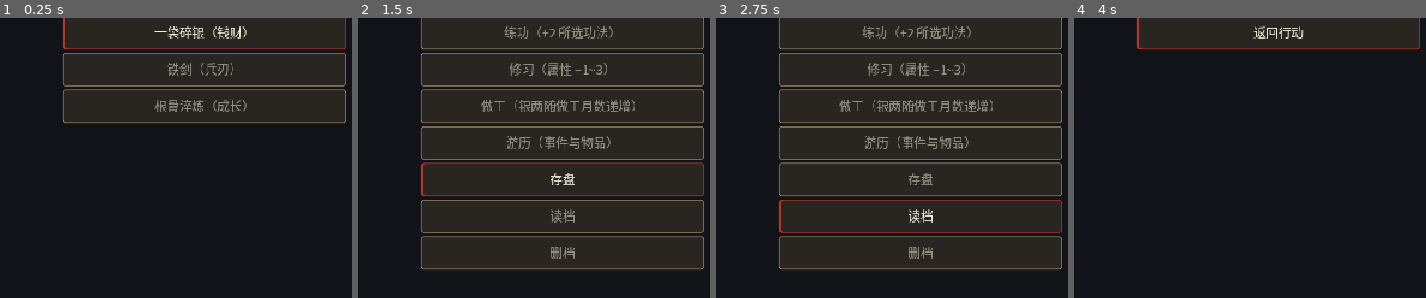
Above: before the commit, frames 1-4 (left to right).
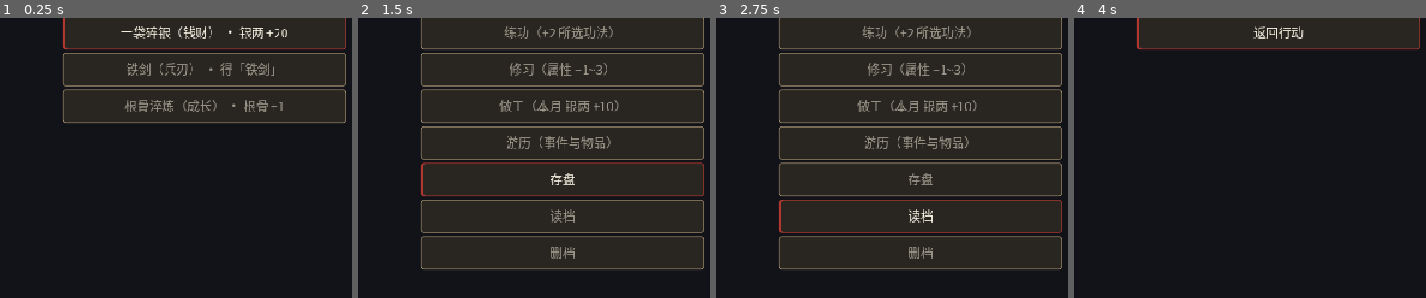
Above: after the commit, the same moments.

Repository: linxuhao/jinyong-heroes
Game: Godot game, scene res://scenes/segments/cultivation.tscn
The game is run twice, just before and just after one commit, with the same random seed, the same clock (stepped at 60 frames per second) and the same inputs. This scene is started directly instead of the project's main scene. Sound files missing from this copy of the repository are replaced by a short silence.
Inputs:
- Up to frame 1 (0.25 s): no input
- Up to frame 2 (1.5 s): click "一袋碎银（钱财）" (after the commit: "一袋碎银（钱财） · 银两 +20") at 0.5 s; click "存盘" at 1.25 s
- Up to frame 3 (2.75 s): click "读档" at 2 s
- Up to frame 4 (4 s): click "删档" at 2.75 s; click "练功（+2 所选功法）" at 3.5 s
The pictures show only the part of the screen within x 50-100%, y 12-62%; the shares and areas given below are measured in that part.

The runs differ from the first frame. In frame 1, 2.8% of the frame differs, in the area x 34-82%, y 2-34%; in frame 2, 1.0%; in frame 3, 1.0%; in frame 4, nothing differs.

Commit message:
dpe_game/t_impl: feat_c1_cultivation_sect_consequences [jinyong-nav] (5 file(s))

Diff:
--- a/scenes/segments/cultivation.tscn
+++ b/scenes/segments/cultivation.tscn
@@ -56,4 +56,14 @@
 offset_bottom = 620.0
 mouse_filter = 2
 
+[node name="ConsequenceLabel" type="Label" parent="."]
+offset_left = 120.0
+offset_top = 578.0
+offset_right = 600.0
+offset_bottom = 644.0
+mouse_filter = 2
+autowrap_mode = 3
+clip_text = true
+text = ""
+
 [node name="RosterPanel" parent="." instance=ExtResource("2")]
--- a/scenes/segments/sect_select.tscn
+++ b/scenes/segments/sect_select.tscn
@@ -48,6 +48,21 @@
 mouse_filter = 2
 horizontal_alignment = 1
 text = "上下选择 · 回车拜入"
+
+[node name="SectConsequenceLabel" type="Label" parent="."]
+anchors_preset = 8
+anchor_left = 0.5
+anchor_top = 0.5
+anchor_right = 0.5
+anchor_bottom = 0.5
+offset_left = -320.0
+offset_top = 215.0
+offset_right = 110.0
+offset_bottom = 300.0
+mouse_filter = 2
+autowrap_mode = 3
+clip_text = true
+text = ""
 
 [node name="SectButton0" type="Button" parent="."]
 anchors_preset = 8
--- a/scripts/segments/cultivation.gd
+++ b/scripts/segments/cultivation.gd
@@ -177,6 +177,17 @@
 ## Surface: i18n'd receipt for the last applied action (e.g. 「做工：银两 +N」).
 ## Non-empty for all four kinds; tr() at the assignment site.
 var last_yield_text: String = ""
+
+## Surface: the data-composed consequence of the currently focused option
+## (C1: show the consequence BEFORE the choice is committed). Composed by
+## _consequence_text from CardData / EventData / ProgressionGongfaData /
+## ProgressionMath — never hand-written literals; republished by _render().
+var consequence_text: String = ""
+
+## Surface: computed boolean — true ONLY when consequence_text was actually
+## composed from the focused item's data fields (false for empty option
+## tables, unknown ids, and the neutral menu rows). Never unconditionally true.
+var consequence_matches_focus: bool = false
 
 ## Surface: the gongfa id the last 练功 action targeted ("" when none).
 var last_practice_target: String = ""
@@ -848,12 +859,16 @@
 	match phase:
 		"YEAR_AUGMENT":
 			for c in _yearly_cards:
-				labels.append(_card_button_label(c))
+				labels.append(_card_button_label_with_effects(c))
 		"CARD_PICK":
 			for c in _monthly_cards:
-				labels.append(_card_button_label(c))
+				labels.append(_card_button_label_with_effects(c))
 		"ACTION_PICK":
-			var action_labels: Array[String] = ["练功（+2 所选功法）", "修习（属性 +1~3）", "做工（银两随做工月数递增）", "游历（事件与物品）", "存盘", "读档", "删档"]
+			# C1: the 做工 row carries its EXACT this-month number, composed
+			# from ProgressionMath.work_income (input = the deed value BEFORE
+			# increment — the same source the action itself pays from).
+			var work_income_now: int = ProgressionMath.work_income(SaveManager.profile.get_deed("work_months"))
+			var action_labels: Array[String] = ["练功（+2 所选功法）", "修习（属性 +1~3）", tr("做工（本月 银两 +%d）") % work_income_now, "游历（事件与物品）", "存盘", "读档", "删档"]
 			for label in action_labels:
 				labels.append(tr(label))
 		"GONGFA_PICK":
@@ -937,6 +952,150 @@
 		tr(str(card.get("display_name", ""))),
 		_category_label(str(card.get("category", ""))),
 	]
+
+
+## C1: card button label WITH the data-composed effect suffix, always visible
+## (the touch path — no hover needed). Composed from CardData fields only.
+func _card_button_label_with_effects(card: Dictionary) -> String:
+	var base: String = _card_button_label(card)
+	var eff: String = _card_effect_suffix(card)
+	return base + (" · " + eff if eff != "" else "")
+
+
+## Effect suffix for a card row, composed from its effect fields (the same
+## token set the consequence renderer emits: 银两 / 得「…」 / attr+N / 修习 /
+## 机缘 / 顿悟 / 神功). "" for an unrecognised effect_type.
+func _card_effect_suffix(card: Dictionary) -> String:
+	var t: String = str(card.get("effect_type", ""))
+	var v: int = int(card.get("effect_value", 0))
+	var target: String = str(card.get("effect_target", ""))
+	match t:
+		"silver":
+			return tr("银两 +%d") % v
+		"item":
+			var nm: String = CardData.display_name_of(target)
+			return tr("得「%s」") % (nm if nm != "" else target)
+		"attr":
+			return tr("%s +%d") % [_attr_label(target), v]
+		"practice":
+			return tr("修习 +%d") % v
+		"trait":
+			return tr("机缘")
+		"tech_unlock":
+			return tr("顿悟")
+		"shen_gong":
+			return tr("神功")
+	return ""
+
+
+## Event option effects line (cost + gain), composed from EventData option
+## effect fields. A negative silver delta shows as a COST, and when the cost
+## exceeds the current silver the 银两不足 warning is part of the consequence —
+## visible BEFORE the click (C1 red: the cost used to surface only on commit).
+func _event_effects_text(opt) -> String:
+	var parts: Array[String] = []
+	for eff in opt.get("effects", []):
+		var t: String = str(eff.get("type", ""))
+		var v: int = int(eff.get("value", 0))
+		var target: String = str(eff.get("target", ""))
+		match t:
+			"silver":
+				if v < 0:
+					var cost: String = tr("银两 −%d") % (-v)
+					if silver < -v:
+						cost += tr("，银两不足")
+					parts.append(cost)
+				else:
+					parts.append(tr("银两 +%d") % v)
+			"item":
+				var nm: String = CardData.display_name_of(target)
+				parts.append(tr("得「%s」") % (nm if nm != "" else target))
+			"attr":
+				parts.append(tr("%s +%d") % [_attr_label(target), v])
+			"practice":
+				parts.append(tr("修习 +%d") % v)
+	if parts.is_empty():
+		return ""
+	var out: String = parts[0]
+	for i in range(1, parts.size()):
+		out += " · " + parts[i]
+	return out
+
+
+## C1 renderer — composes the focused option's consequence FROM DATA ONLY.
+## Returns [text, data_bound]: data_bound feeds the computed boolean
+## consequence_matches_focus (true only when real data fields were read for
+## the focused item; false for the neutral menu rows / empty tables).
+func _consequence_result(p: String, index: int) -> Array:
+	match p:
+		"YEAR_AUGMENT", "CARD_PICK":
+			var pool: Array = _yearly_cards if p == "YEAR_AUGMENT" else _monthly_cards
+			if index < 0 or index >= pool.size():
+				return ["", false]
+			return [_card_effect_suffix(pool[index]), true]
+		"ACTION_PICK":
+			if index == 0:
+				return [tr("练功：本月在所选功法上 +%d 练度") % PRACTICE_ACTION_GAIN, true]
+			if index == 2:
+				return [tr("做工：本月 银两 +%d") % ProgressionMath.work_income(SaveManager.profile.get_deed("work_months")), true]
+			if index == 1:
+				return [tr("修习：任选属性 +1~3"), false]
+			if index == 3:
+				return [tr("游历：遇事定夺，或掷重择"), false]
+			if index == 4:
+				return [tr("存盘：把本月至此的进度写盘"), false]
+			if index == 5:
+				return [tr("读档：载入已存档的进度"), false]
+			if index == 6:
+				return [tr("删档：删除已有存档（再按一次确认）"), false]
+			return ["", false]
+		"GONGFA_PICK":
+			var ids: Array[String] = _unmastered_ids()
+			if ids.is_empty():
+				return [tr("功法均已大成"), false]
+			if index < 0 or index >= ids.size():
+				return ["", false]
+			var gid: String = ids[index]
+			var entry: Dictionary = SaveManager.profile.get_gongfa(gid)
+			var need: int = int(ProgressionGongfaData.PRACTICE_TO_MASTER.get(entry.get("grade", "D"), 4))
+			return [tr("练功目标：大成需练度 %d（当前 %d/%d）") % [need, int(entry.get("practice", 0)), need], true]
+		"EVENT":
+			var def = EventData.def(event_id)
+			if def == null:
+				return ["", false]
+			var opt = def.option_a if index == 0 else def.option_b
+			return [_event_effects_text(opt), true]
+		"YEAR_END":
+			var grades: Array = ProgressionGongfaData.GRADE_BY_YEAR
+			var next_grade: String = str(grades[mini(year + 1, grades.size()) - 1])
+			if index == 0:
+				return [tr("留在本门：来年授艺品级 %s") % next_grade, true]
+			if index == 1:
+				return [tr("另投他派：保留已学功法；来年授艺品级来自新门派（%s）") % next_grade, true]
+			return ["", false]
+		"SECT_SWITCH":
+			var rows: Array = ProgressionGongfaData.SECTS
+			if index < 0 or index >= rows.size():
+				return ["", false]
+			var row: Dictionary = rows[index]
+			var grades2: Array = ProgressionGongfaData.GRADE_BY_YEAR
+			var ng: String = str(grades2[mini(year + 1, grades2.size()) - 1])
+			return [tr("%s：保留已学功法；来年授艺品级 %s") % [tr(str(row["display_name"])), ng], true]
+	return ["", false]
+
+
+## Public-shaped wrapper (contract: _consequence_text(phase, index) -> String).
+func _consequence_text(p: String, index: int) -> String:
+	return str(_consequence_result(p, index)[0])
+
+
+## Republish the consequence observables from the CURRENT phase + focus. Called
+## at the tail of _render() — the single funnel every focus change goes through
+## (keyboard _cycle_focus and the initial CARD_PICK render included).
+func _sync_consequence() -> void:
+	var res: Array = _consequence_result(phase, _focused_index_for_phase())
+	consequence_text = str(res[0])
+	consequence_matches_focus = bool(res[1])
 
 
 # ---------------------------------------------------------------------------
@@ -1268,6 +1427,9 @@
 	# including the box==null / empty-box paths, so this mirror stays in sync
 	# with the stylebox the focused row actually wears.
 	focus_marker_active = focused_option_text != ""
+	# C1: the consequence of the focused option is republished here because the
+	# keyboard nav path (_cycle_focus -> _render) never calls _sync_surface.
+	_sync_consequence()
 
 
 ## The active phase's focus index — the button row that is highlighted. A pure
--- a/scripts/segments/sect_select.gd
+++ b/scripts/segments/sect_select.gd
@@ -16,6 +16,15 @@
 ## Surface: true iff the rendered body text still contains a '▶' cursor glyph
 ## (false means the duplicated keyboard-cursor option list is gone).
 var cursor_markers_visible: bool = false
+
+## Surface: the data-composed consequence of the focused sect (C1): the sect's
+## internal/external base arts + the three-year teaching grade ladder, composed
+## from ProgressionGongfaData.SECTS / GRADE_BY_YEAR — never hand-written.
+var consequence_text: String = ""
+
+## Surface: computed boolean — true only when the text was composed from the
+## focused sect's data row (false for an out-of-range focus).
+var consequence_matches_focus: bool = false
 
 
 func _ready() -> void:
@@ -88,3 +97,27 @@
 			btn.add_theme_stylebox_override("normal", ThemeManager.option_style(focused))
 			btn.add_theme_color_override("font_color", ThemeManager.OPTION_FONT_FOCUS if focused else ThemeManager.OPTION_FONT_DIM)
 	cursor_markers_visible = body.text.contains("▶")
+	# C1: republish the focused sect's consequence (focus changes always route
+	# through _render(): _on_sect_pressed and move_up/move_down alike).
+	consequence_text = _consequence_text(focus_index)
+	consequence_matches_focus = consequence_text != ""
+
+
+## C1 renderer: consequence of the sect at focus_index, composed FROM DATA
+## ONLY — display_name / internal_base / external_base from
+## ProgressionGongfaData.SECTS, the three-year teaching grade ladder from
+## ProgressionGongfaData.GRADE_BY_YEAR. "" for an out-of-range focus.
+func _consequence_text(focus_index: int) -> String:
+	var rows: Array = ProgressionGongfaData.SECTS
+	if focus_index < 0 or focus_index >= rows.size():
+		return ""
+	var row: Dictionary = rows[focus_index]
+	var ladder: String = ""
+	for g in ProgressionGongfaData.GRADE_BY_YEAR:
+		ladder += ("/" if ladder != "" else "") + str(g)
+	return tr("%s：内功 %s · 外功 %s；三年授艺品级：%s") % [
+		tr(str(row["display_name"])),
+		tr(str(row["internal_base"])),
+		tr(str(row["external_base"])),
+		ladder,
+	]
Not shown, changed: playtest/_common.yaml
